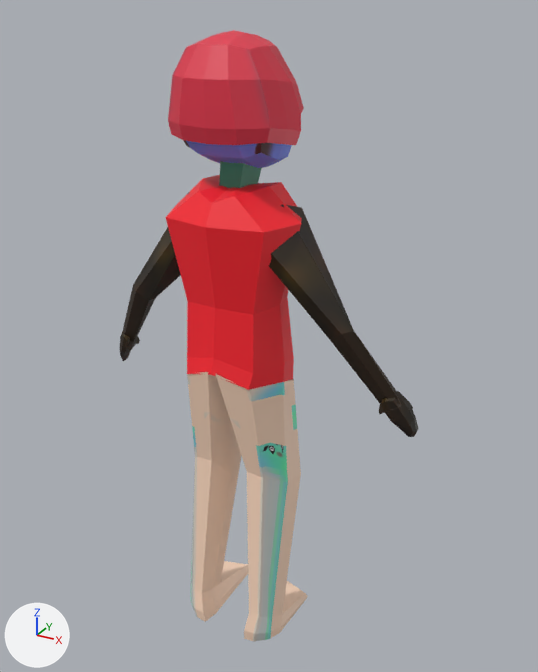
Before and after pictures for a commit that changed the glTF model assets/enemies/bad-guy1.glb.
Before and after are seen from a camera (50 mm lens) standing at (4.4, -7.19, 4.38) and looking at (0.22, 0.4, 0.58). The axes (+X, +Y, +Z) are drawn at lower left. The lights are the same throughout. Where no turn or scale is listed for an object, it has been applied to the vertices.
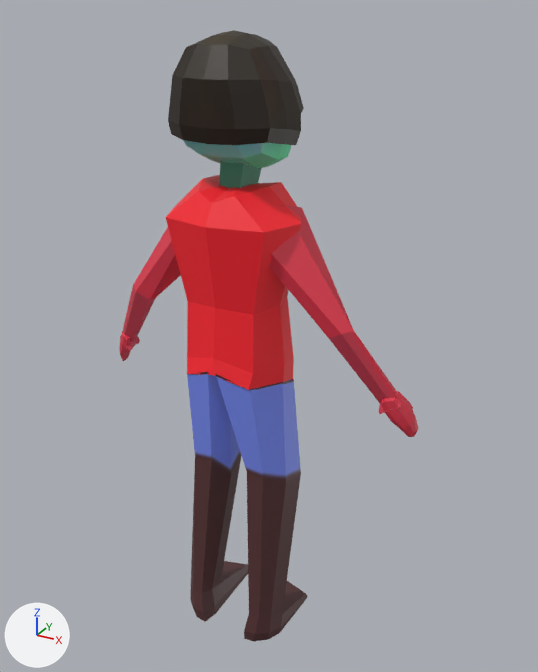
Where the newer file only moved an object's origin or applied its transform, the numbers keep the older frame.

What the commit changed:
Material 'Material.004' (mat_material_004) changes its picture from img_untitled_001 to img_untitled_003.
Material 'Material.005' (mat_material_005) changes its picture from img_untitled_002 to img_untitled_004.
Material 'Material.001' (mat_material_001) changes its picture from img_untitled_003 to img_untitled_001.
Material 'Material' (mat_material) changes its picture from img_untitled_004 to img_untitled_002.

Location of each change, [x1, y1, x2, y2] in pixels of the pictures (538 x 672 px):
'Cylinder', surface changed
    both: [187, 372, 308, 641]
'Cube.002', surface changed (red to black)
    both: [168, 30, 304, 145]
'Cylinder.001', surface changed
    both: [120, 192, 419, 437]
'Cube.001', surface changed
    both: [183, 140, 292, 168]
